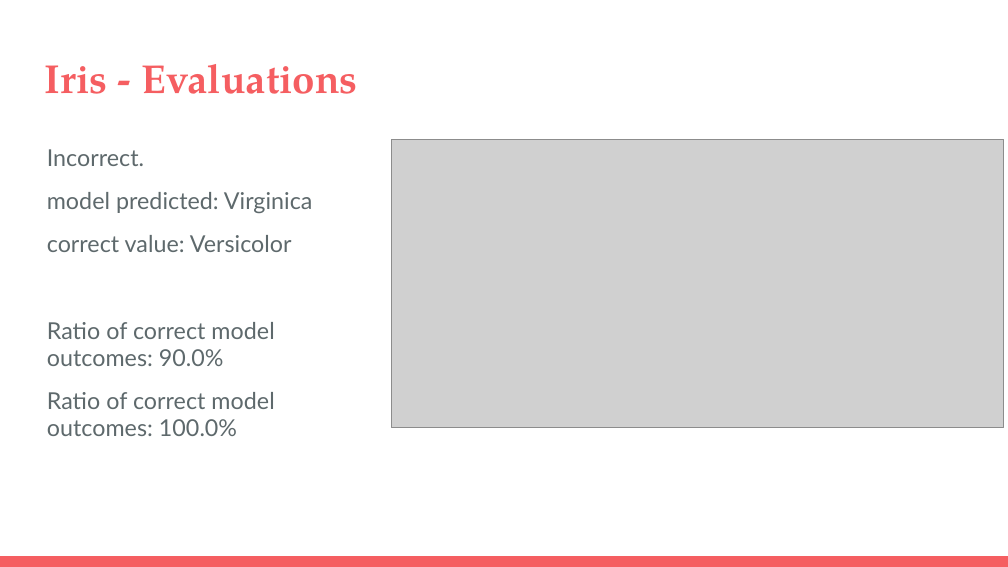
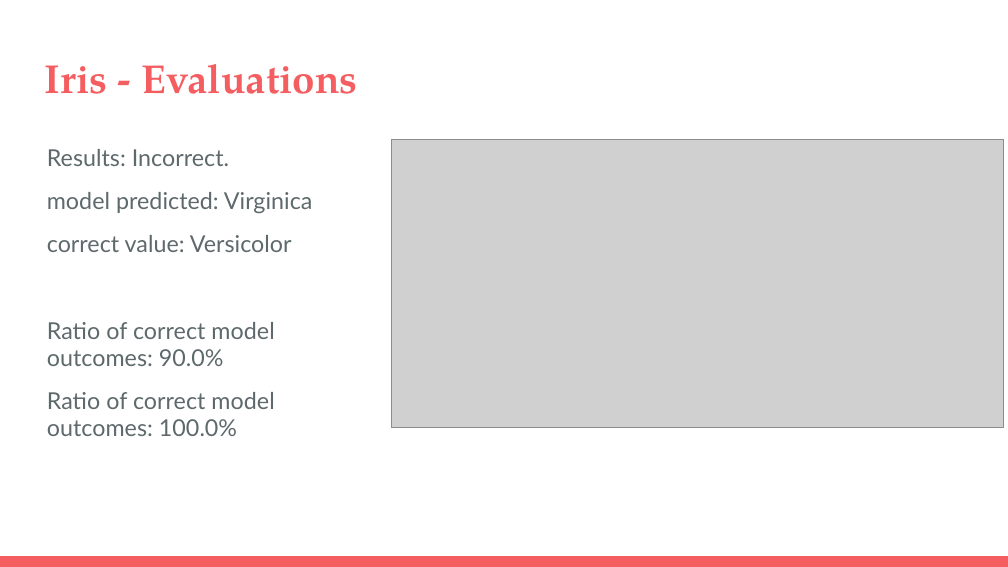
Before and after one commit to TrentNation/Data-Mining-Project-UG14, a slide deck: slide 21 of k-Nearest Neighbors (k-NN) Classification _ Regression.pptx (slide 16 before the commit). Drawn at 1008x567 pixels with LibreOffice and Linux fonts; fonts in the diff are those of the drawing; grey boxes stand for pictures. Boxes give left, top, right and bottom in pixels: in the first picture for what was removed or moved away, otherwise in the second. Text is boxed around its words. In the diff, an @@ line names an element or a change of style, - is before the commit and + after.

```diff
--- a/k-Nearest Neighbors (k-NN) Classification _ Regression.pptx
+++ b/k-Nearest Neighbors (k-NN) Classification _ Regression.pptx
@@ text at box(47, 149, 229, 166): text changed @@
-Incorrect.
+Results: Incorrect.
```
Also in this commit, not shown: 4 other slides changed, 7 slides added.
